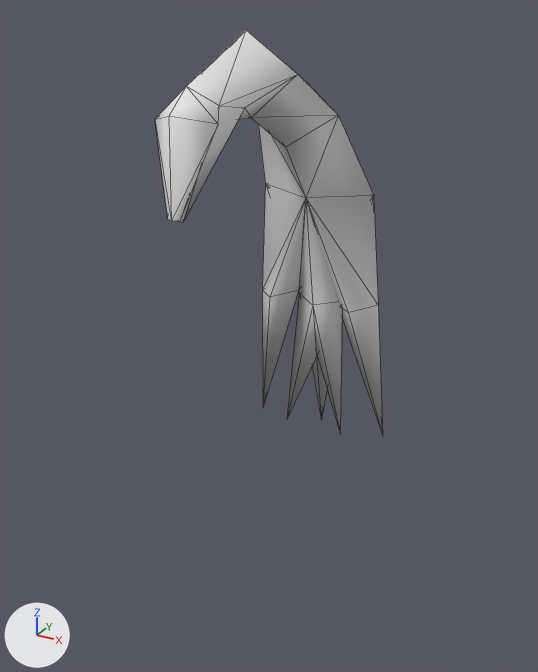
One commit to the COLLADA model art/meshes/props/helmet/props/lusi_hair_helmet_1.dae: the scene before it, then after it.
Rendered twice from a 50 mm camera at (0.552, -0.764, 1.076) aimed at (0.004, 0.232, 0.578). Lighting does not change. The marker at lower left points along +X, +Y and +Z. Mesh edges are drawn as thin lines. Vertices at the same position are counted once.

Names of what the first picture shows: 'lusi_hair_helmet_1'.
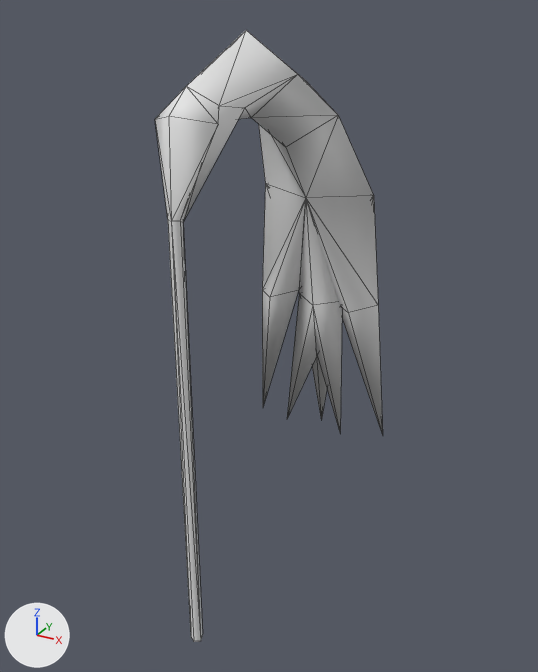
The edits, one by one:
me_sphere001mesh_003 has 42 vertices, 86 faces and spans x -0.13..0.135, y -0.017..0.485, z 0.297..1.05.
me_sphere001mesh_003 is used by ob_lusi_hair_helmet_1; location (0.0, 0.0, 0.0).
Verts and faces of me_sphere001mesh_003; kept vertices keep their numbers, new ones are numbered from 42.
Before the commit, vertices of me_sphere001mesh_003: 0 (-0.01, -0.011, 0.831) at pixel (167, 219), 8 (0.01, -0.011, 0.831) at pixel (180, 221), 16 (0.0, 0.009, 0.823) at pixel (183, 222), 20 (0.0, -0.017, 0.831) at pixel (171, 221).
Part 1, on me_sphere001mesh_003:
New vertices 42 to 45 stand at vertices 0, 8, 16, 20, in that order, plus (0.0, 0.0, -0.705).
New faces: (16, 43, 44), (0, 16, 42), (8, 20, 43), (20, 42, 45), (8, 43, 16), (16, 44, 42).
New faces: (20, 45, 43), (0, 42, 20).

What differs and where, as boxes [x1, y1, x2, y2] in the pictures (538 x 672 px):
'lusi_hair_helmet_1', reshaped (51% taller)
    before: [155, 30, 383, 435]
    after: [155, 30, 383, 642]
part 1 of me_sphere001mesh_003, added
    after: [168, 220, 203, 642]
